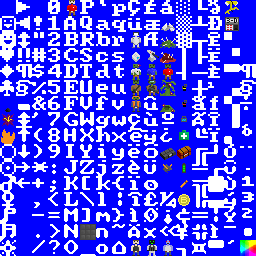
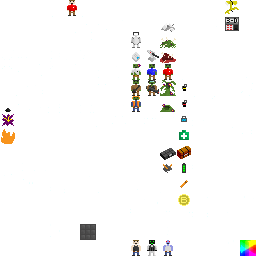
The second 256px x 256px image is a revision of the first. Changes to its layers:
hid "Layer 1" over box(0, 0, 256, 256)
